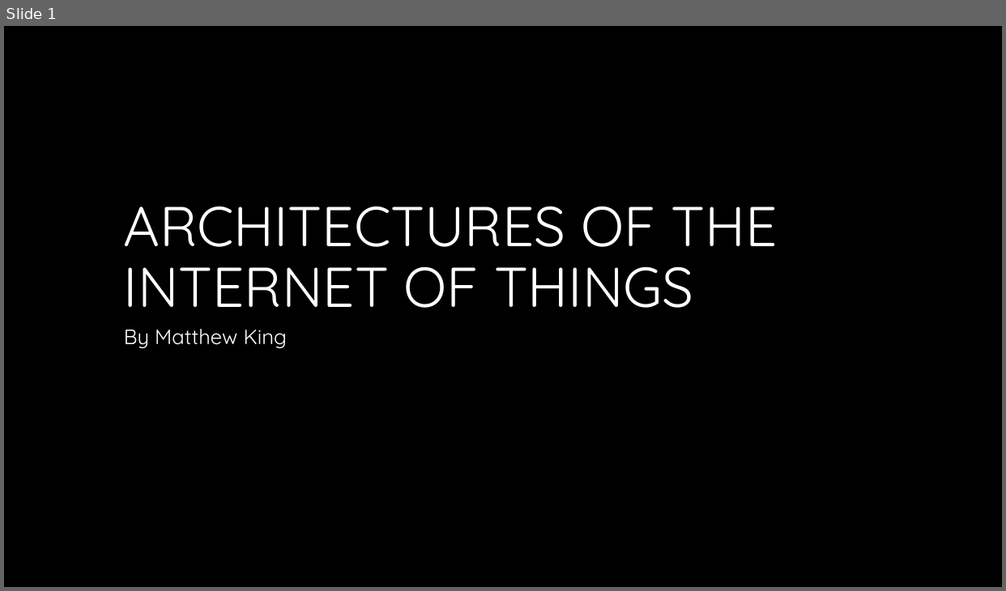
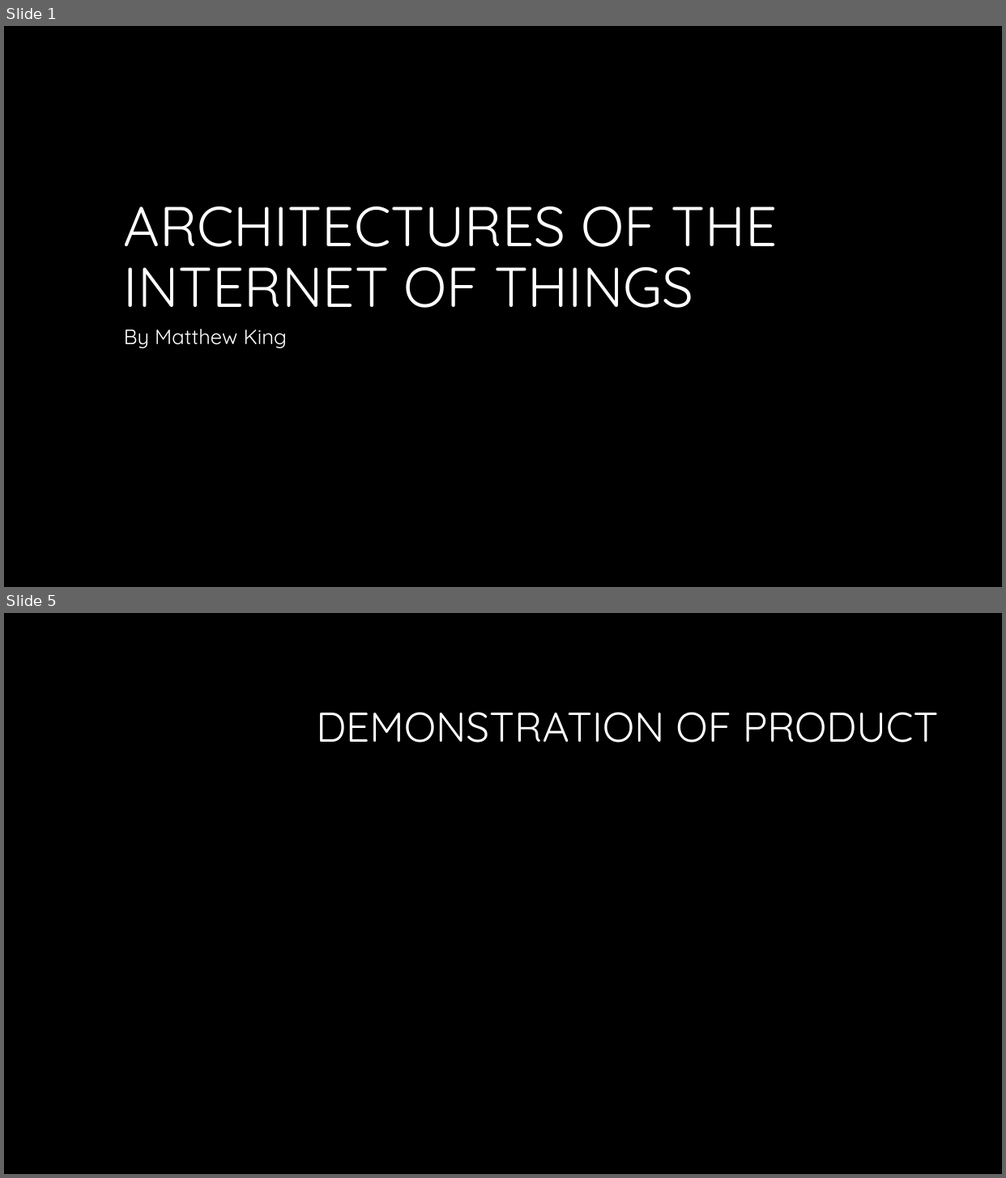
Before and after one commit to mattking976/Final-Year-Work, a slide deck: Architechtures of the internet of things/Semester 2/IOT2/Architectures of the internet of things.pptx. Shown one above the other, each under a label of ours: slide 1 before the commit, slides 1 and 5 after it; the slides between them are not shown. The pictures are 1006x591 and 1006x1178 pixels, drawn with LibreOffice and Linux fonts; fonts in the diff are those of the drawing; background and template pictures are left out. Boxes give left, top, right and bottom in pixels: in the first picture for what was removed or moved away, otherwise in the second. Text is boxed around its words. In the diff, an @@ line names an element or a change of style, - is before the commit and + after.

```diff
--- a/Architechtures of the internet of things/Semester 2/IOT2/Architectures of the internet of things.pptx
+++ b/Architechtures of the internet of things/Semester 2/IOT2/Architectures of the internet of things.pptx
@@ slide 5 added at [4, 613, 1002, 1174], background #000000 @@
@@ title added at [316, 712, 939, 743], 40 pt, text #FFFFFF @@
+DEMONSTRATION OF PRODUCT
```
Also in this commit, not shown: 1 slide changed, 3 other slides added.
